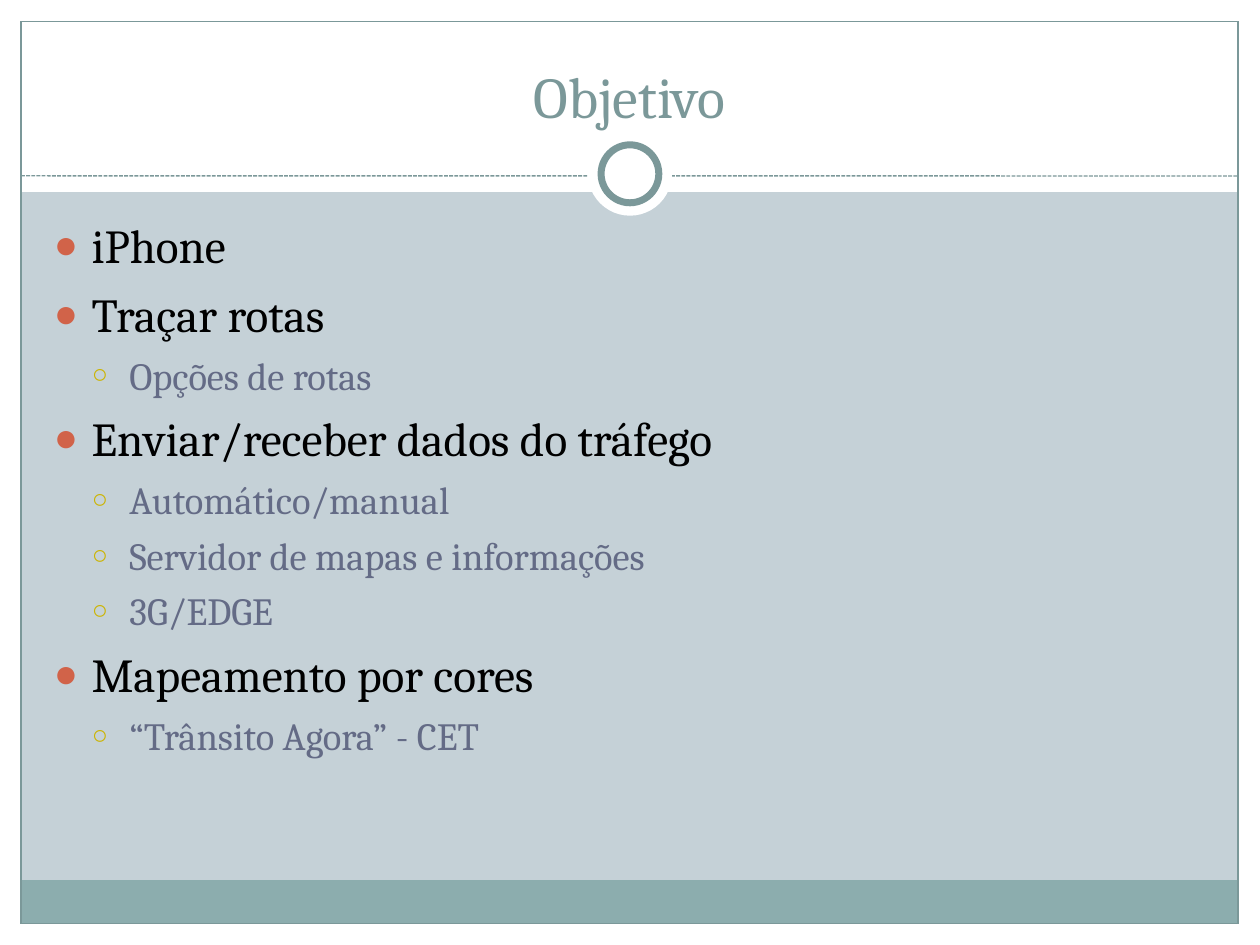
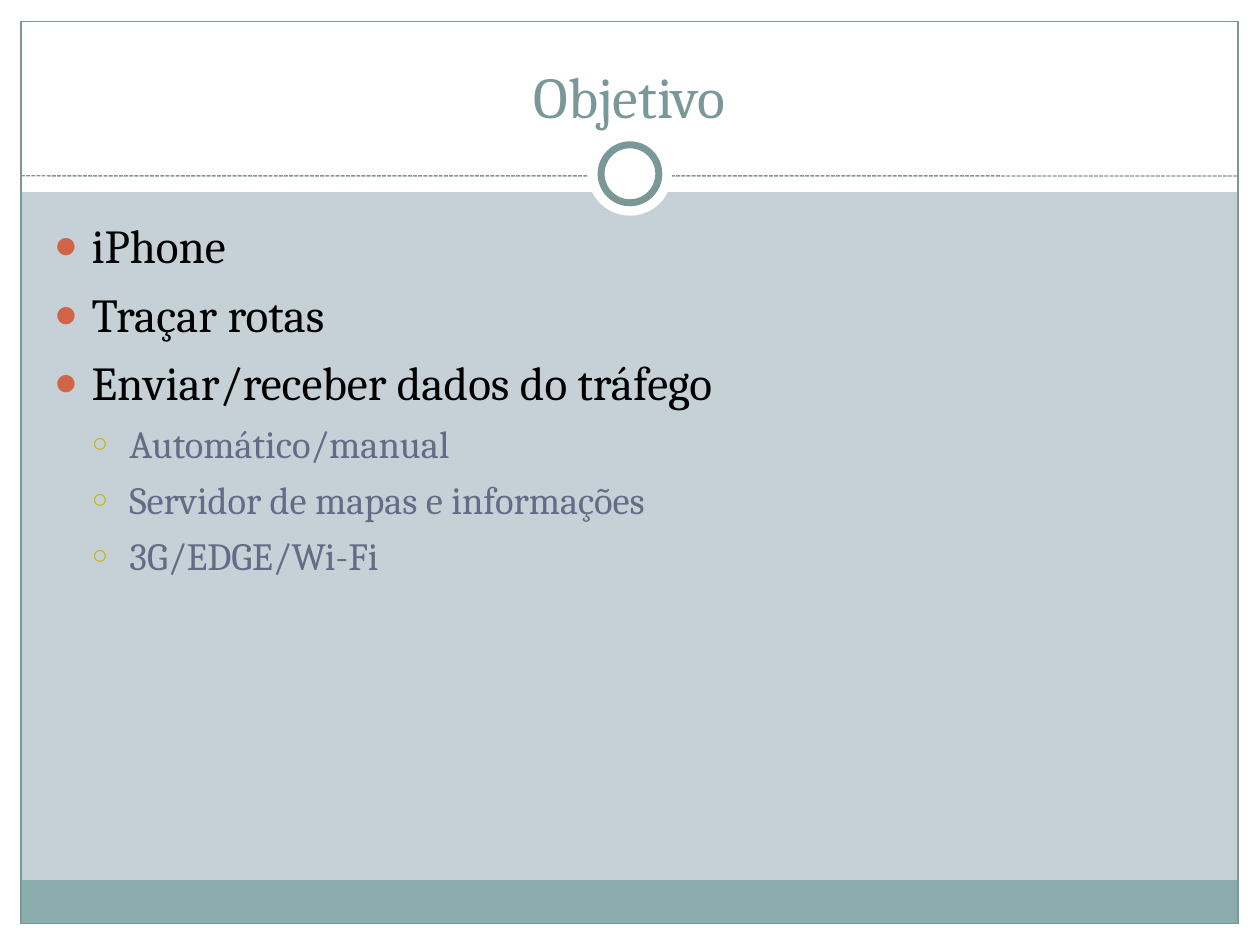
Before and after one commit to mmassaki/tcc-kzsh, a slide deck: slide 5 of presentation/evolution1/presentation.ppt. Drawn at 1260x945 pixels with LibreOffice and Linux fonts; fonts in the diff are those of the drawing. Boxes give left, top, right and bottom in pixels: in the first picture for what was removed or moved away, otherwise in the second. Text is boxed around its words. In the diff, an @@ line names an element or a change of style, - is before the commit and + after.

```diff
--- a/presentation/evolution1/presentation.ppt
+++ b/presentation/evolution1/presentation.ppt
@@ text at (129, 363, 372, 398): paragraph removed @@
-  ○ Opções de rotas
@@ text at (129, 543, 378, 575): text changed @@
-  ○ 3G/EDGE
-● Mapeamento por cores
-  ○ “Trânsito Agora” - CET
+  ○ 3G/EDGE/Wi-Fi
```
Also in this commit, not shown: 2 other slides changed, 1 other file.
